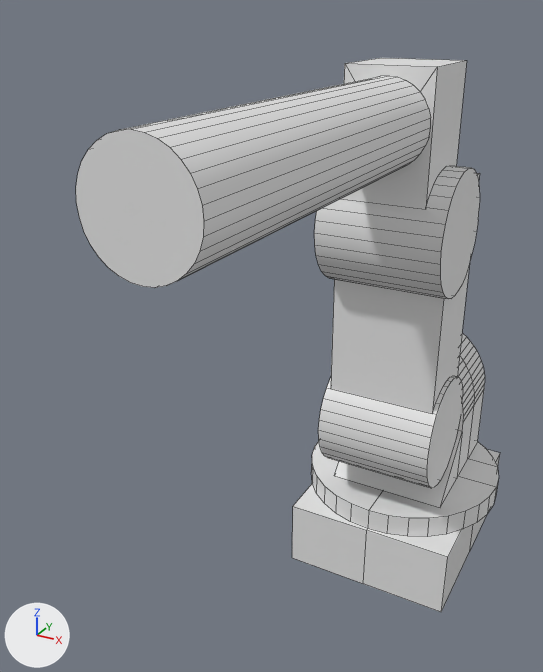
Two versions of the Blender file First_laba/assets/model/Model_4_Variant.blend, one commit apart.
Before and after are seen from a camera (50 mm lens) standing at (2.3, -6.64, 5.45) and looking at (-0.47, -1.59, 2.92). The lights are fixed; the arrows at lower left show +X, +Y and +Z. Mesh edges are drawn as thin lines.

Names of what the first picture shows: 'X01', 'X02', 'X03', 'base'.
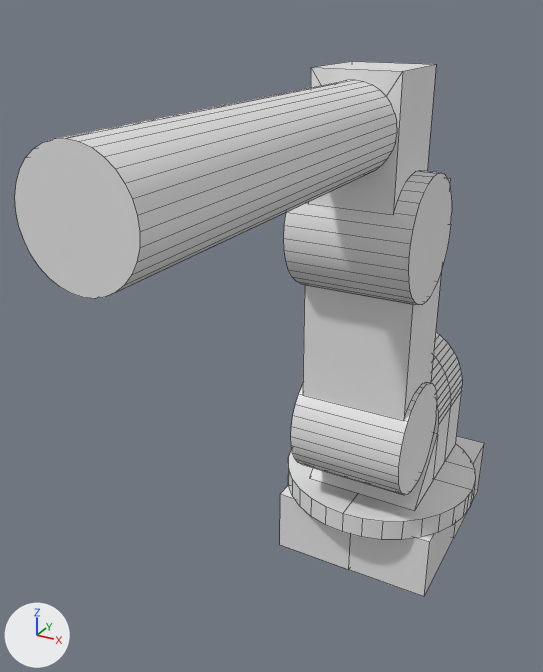
Edits to the bpy script that builds the scene:
```text
Change me_cylinder_002:
    used by ob_x01; location = (0.2, 0.17, 0.79); scale = (1.0, 1.0, -0.109)
    remove me_cylinder_002.from_pydata(...)  # 183 vertices, 121 faces; spans x -1.0..1.0, y -1.0..1.0, z -13.5..1.0
    add me_cylinder_002.from_pydata(...)  # 186 vertices, 125 faces; spans x -1.0..1.0, y -1.0..1.0, z -13.5..1.0
    me_cylinder_002 part 1
    3 faces are deleted
    3 vertices are added at (0.99, -0.1, -1.0), (0.99, -0.1, 1.0), (0.0, 0.0, 1.0)
    7 new faces join them
Change ob_base:
    ob_base.location: (0.22, -0.13, 0.0) -> (0.0, 0.0, 0.0)
Change ob_x01:
    ob_x01.location: (0.2, 0.17, 0.79) -> (0.0, 0.0, 0.79)
Change ob_x02:
    ob_x02.location: (0.22, -0.39, 1.72) -> (0.02, -0.58, 1.69)
Change ob_x03:
    ob_x03.location: (0.22, -0.58, 3.71) -> (0.03, -0.77, 3.69)
```

Pixel boxes (x1, y1, x2, y2) of what changed, in the pictures (543 x 672 px):
'X03', moved: before (76, 58, 480, 299); after (15, 61, 452, 305)
'X02', moved: before (318, 173, 480, 488); after (291, 178, 450, 495)
'X01', reshaped, moved: before (311, 333, 499, 536); after (288, 332, 475, 540)
'base', moved: before (292, 450, 500, 612); after (280, 436, 484, 596)
part 1 of me_cylinder_002, built on: before (369, 477, 496, 518); after (343, 479, 472, 521)
